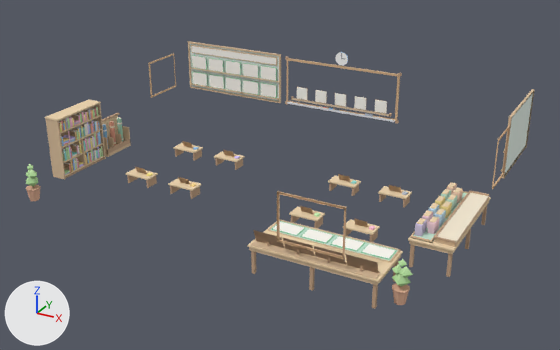
One commit to the glTF model assets/pi_interior_props.glb: the scene before it, then after it.
The view is the same before and after, from a 50 mm camera at (9.88, -17.54, 9.17) aimed at (0.37, -0.25, 0.52). Every picture has the same lights, and +X, +Y and +Z are marked at lower left. The older version comes first. Vertices at exactly the same position are counted once.

Script lines for the objects in view, before the commit:
```python
ob_lalu_asma_papan = bpy.data.objects.new('lalu_asma_papan', me_lalu_asma_papan)
ob_lalu_asma_papan.location = (0.0, 0.0, 0.0)
ob_lalu_bingkai_papan = bpy.data.objects.new('lalu_bingkai_papan', me_lalu_bingkai_papan)
ob_lalu_bingkai_papan.location = (0.0, 0.0, 0.0)
ob_lalu_doa_1 = bpy.data.objects.new('lalu_doa_1', me_lalu_doa_1)
ob_lalu_doa_1.location = (4.55, -3.35, 0.76)
ob_lalu_doa_2 = bpy.data.objects.new('lalu_doa_2', me_lalu_doa_2)
ob_lalu_doa_2.location = (3.8, -3.35, 0.76)
ob_lalu_doa_3 = bpy.data.objects.new('lalu_doa_3', me_lalu_doa_3)
ob_lalu_doa_3.location = (3.05, -3.35, 0.76)
ob_lalu_doa_dulang = bpy.data.objects.new('lalu_doa_dulang', me_lalu_doa_dulang)
ob_lalu_doa_dulang.location = (0.0, 0.0, 0.0)
ob_lalu_doa_rak = bpy.data.objects.new('lalu_doa_rak', me_lalu_doa_rak)
ob_lalu_doa_rak.location = (0.0, 0.0, 0.0)
ob_meja_kad_doa = bpy.data.objects.new('meja_kad_doa', me_meja_kad_doa)
ob_meja_kad_doa.location = (0.0, 0.0, 0.0)
ob_meja_rendah_8 = bpy.data.objects.new('meja_rendah_8', me_meja_rendah_8)
ob_meja_rendah_8.location = (0.0, 0.0, 0.0)
# also in view: 'lalu_hadis_papan' at (5.94, 3.14, 1.68); 'rak_sejadah' at (-5.78, 0.0, 0.52); 'meja_rendah_7' at (1.9, -1.6, 0.25); 'meja_blok_rukun' at (5.43, -0.9, 0.44); 'pasu_1' at (5.31, -3.9, 0.53)
```
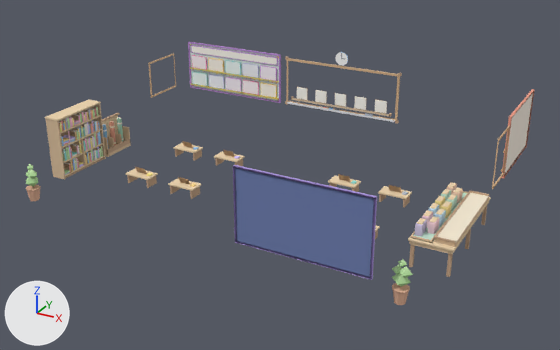
The change in detail:
me_lalu_bingkai_papan is used by ob_lalu_bingkai_papan; location (0.0, 0.0, 0.0).
me_lalu_bingkai_papan had 168 vertices, 234 faces and spanned x -6.0..6.0, y -4.5..4.5, z 0.83..2.46.
me_lalu_bingkai_papan now has 144 vertices, 198 faces and spans x -6.0..6.0, y 0.65..4.5, z 0.83..2.46.
me_lalu_bingkai_papan part 1: the loose piece of 24 vertices spanning x 2.62..4.22, y -4.5..-4.47, z 1.05..2.25 is deleted.
me_lalu_doa_1 is used by ob_lalu_doa_1; location (4.55, -3.35, 0.76).
me_lalu_doa_1 had 42 vertices, 40 faces and spanned x -0.33..0.33, y -0.22..0.22, z -0.01..0.009.
me_lalu_doa_1 now has 211 vertices, 180 faces and spans x -0.36..0.36, y -0.013..0.009, z -0.29..0.29.
me_lalu_doa_1 part 5: 16 vertices removed from x -0.33..0.33, y -0.22..0.22, z -0.009..0.009.
Other edits to the shape of me_lalu_doa_1 do not show in these pictures.
me_lalu_doa_2 is used by ob_lalu_doa_2; location (3.8, -3.35, 0.76).
me_lalu_doa_2 had 42 vertices, 40 faces and spanned x -0.33..0.33, y -0.22..0.22, z -0.01..0.009.
me_lalu_doa_2 now has 212 vertices, 174 faces and spans x -0.36..0.36, y -0.013..0.009, z -0.29..0.29.
me_lalu_doa_2 part 6: 16 vertices removed from x -0.33..0.33, y -0.22..0.22, z -0.009..0.009.
Other edits to the shape of me_lalu_doa_2 do not show in these pictures.
me_lalu_doa_3 is used by ob_lalu_doa_3; location (3.05, -3.35, 0.76).
me_lalu_doa_3 had 42 vertices, 40 faces and spanned x -0.33..0.33, y -0.22..0.22, z -0.01..0.009.
me_lalu_doa_3 now has 201 vertices, 163 faces and spans x -0.36..0.36, y -0.013..0.009, z -0.29..0.29.
me_lalu_doa_3 part 7: 16 vertices removed from x -0.33..0.33, y -0.22..0.22, z -0.009..0.009.
Other edits to the shape of me_lalu_doa_3 do not show in these pictures.
me_lalu_doa_4 is used by ob_lalu_doa_4; location (2.3, -3.35, 0.76).
me_lalu_doa_4 had 42 vertices, 40 faces and spanned x -0.33..0.33, y -0.22..0.22, z -0.01..0.009.
me_lalu_doa_4 now has 247 vertices, 206 faces and spans x -0.36..0.36, y -0.013..0.009, z -0.29..0.29.
me_lalu_doa_4 part 8: 16 vertices removed from x -0.33..0.33, y -0.22..0.22, z -0.009..0.009.
Other edits to the shape of me_lalu_doa_4 do not show in these pictures.
me_lalu_asma_papan is used by ob_lalu_asma_papan; location (0.0, 0.0, 0.0).
me_lalu_asma_papan had 68 vertices, 98 faces and spanned x -5.9..-2.2, y 4.38..4.5, z 0.83..2.51.
me_lalu_asma_papan now has 847 vertices, 720 faces and spans x -5.89..-2.21, y 4.38..4.5, z 0.84..2.5.
me_lalu_asma_papan part 2: the loose piece of 8 vertices spanning x -5.77..-2.33, y 4.45..4.47, z 2.12..2.4 is scaled about its middle by (1.01, 1, 1).
me_lalu_asma_papan part 3: the loose piece of 4 vertices spanning x -5.74..-2.36, y 4.44, z 2.15..2.37 is rebuilt with 8 vertices and now spans x -5.76..-2.34, y 4.44..4.45, z 2.14..2.38.
me_lalu_asma_papan part 4: 86 kept faces spanning x -5.89..-2.21, y 4.38..4.5, z 0.84..2.5 get new vertex colours.
Other edits to the shape of me_lalu_asma_papan do not show in these pictures.
Mesh me_lalu_doa_papan is new.
It has 717 vertices, 686 faces and spans x 1.54..4.86, y -4.5..-4.38, z 0.74..2.62.
It uses material mat_warna_bucu.
Object 'meja_kad_doa' (ob_meja_kad_doa) is deleted.
Object 'lalu_doa_dulang' (ob_lalu_doa_dulang) is deleted.
Object 'lalu_doa_rak' (ob_lalu_doa_rak) is deleted.
Object 'lalu_doa_1' (ob_lalu_doa_1) moves from (4.55, -3.35, 0.76) to (4.4, -4.43, 1.84).
Object 'lalu_doa_papan' (ob_lalu_doa_papan) is new; it shows me_lalu_doa_papan.
Its location is (0.0, 0.0, 0.0).

Changed parts and their boxes [x1, y1, x2, y2] in the pictures (560 x 350 px; the box of a moved part takes in the faces that stretch with it):
'lalu_doa_papan', added (blue): after [233, 165, 377, 280]
'lalu_asma_papan', reshaped: before [188, 41, 281, 103]; after [188, 42, 281, 103]
'lalu_doa_rak', deleted (beige): before [251, 230, 380, 279]
'meja_kad_doa', deleted: before [247, 221, 403, 309]
'lalu_doa_dulang', deleted: before [268, 219, 401, 262]
'lalu_doa_1', reshaped, moved (not visible afterwards): before [361, 244, 396, 260]
part 1 of me_lalu_bingkai_papan, deleted: before [277, 191, 346, 259]
part 2 of me_lalu_asma_papan, moved or reshaped: before [191, 45, 277, 66]; after [191, 45, 278, 66]
part 3 of me_lalu_asma_papan, rebuilt: before [192, 46, 276, 65]; after [191, 46, 277, 65]
part 4 of me_lalu_asma_papan, recoloured: [188, 42, 281, 103] in both
part 6 of me_lalu_doa_2, deleted: before [330, 236, 365, 251]
part 7 of me_lalu_doa_3, deleted: before [300, 229, 335, 244]
part 8 of me_lalu_doa_4, deleted: before [272, 222, 305, 236]
